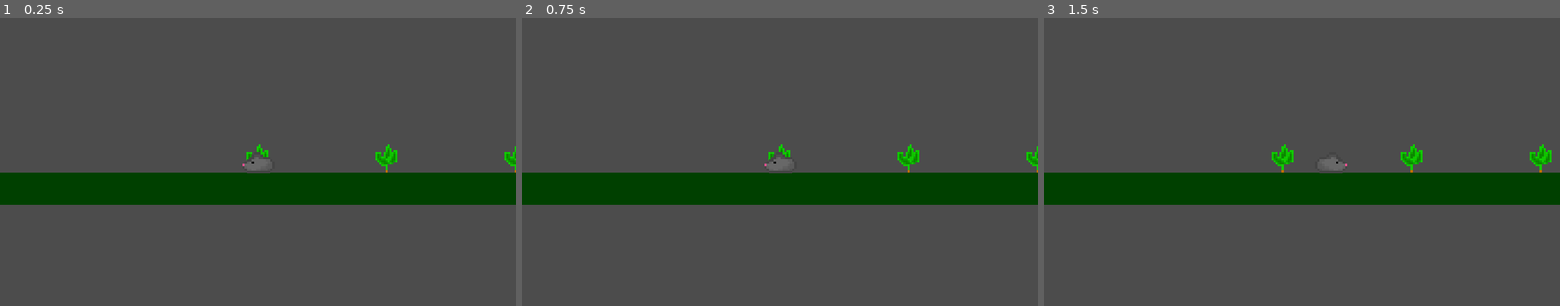
Above: before the commit, frames 1-3 (left to right).
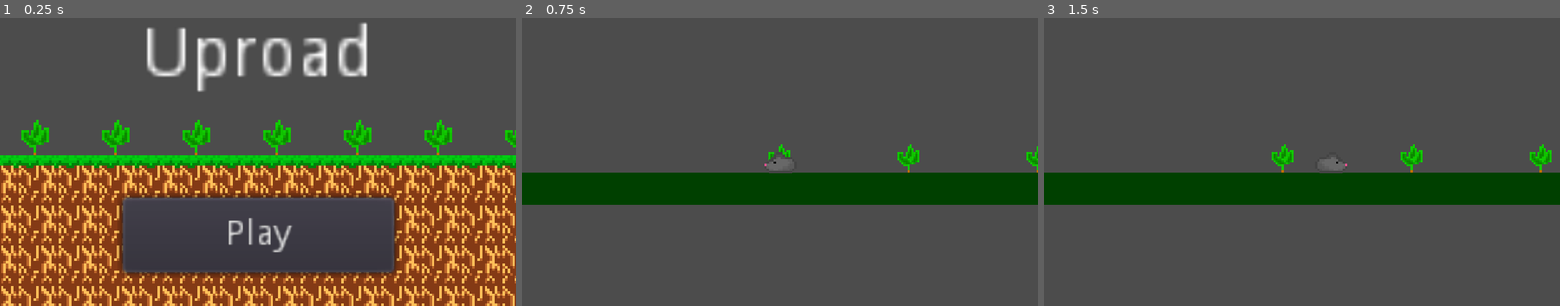
Above: after the commit, the same moments.

Repository: EndersteveGamer/GGJ-2023
Game: Godot game, scene res://Scene/Main Menu.tscn
The game is run twice, just before and just after one commit, with the same random seed, the same clock (stepped at 60 frames per second) and the same inputs. Before the commit the project starts from res://Scene/Game.tscn.
Inputs (mouse positions are in pixels of both pictures, inside the frame that each line leads up to):
- Up to frame 1 (0.25 s): no input
- Up to frame 2 (0.75 s): click (780, 234) at 0.5 s, where only the run after the commit has a clickable "Play"
- Up to frame 3 (1.5 s): tap Enter at 1.25 s; hold Right (ui_right) from 1.28 s (still down)

The runs differ from the first frame. In frame 1, 46% of the frame differs, in the area x 0-100%, y 1-100%; in frame 2, nothing differs; in frame 3, nothing differs.

Commit message:
Progress

Diff:
--- a/The Other Godot Project/Scene/Main Menu.tscn
+++ b/The Other Godot Project/Scene/Main Menu.tscn
@@ -1,9 +1,10 @@
-[gd_scene load_steps=6 format=2]
+[gd_scene load_steps=7 format=2]
 
 [ext_resource path="res://Sprite/Rooted Grass.png" type="Texture" id=1]
 [ext_resource path="res://Sprite/Plantier plant.png" type="Texture" id=2]
 [ext_resource path="res://Sprite/Rooted Dirt.png" type="Texture" id=3]
 [ext_resource path="res://Script/Main Menu Camera.gd" type="Script" id=4]
+[ext_resource path="res://Script/Main Menu/Button.gd" type="Script" id=5]
 
 [sub_resource type="TileSet" id=1]
 0/name = "Rooted Grass.png 0"
@@ -61,3 +62,21 @@
 cell_size = Vector2( 16, 16 )
 format = 1
 tile_data = PoolIntArray( -6, 2, 0, -4, 2, 0, -2, 2, 0, -65536, 2, 0, -65534, 2, 0, -65532, 2, 0, -65530, 2, 0, 65529,  …(728 unchanged characters)…
+
+[node name="Button" type="Button" parent="."]
+margin_left = -269.0
+margin_top = 84.0
+margin_right = -161.0
+margin_bottom = 114.0
+rect_scale = Vector2( 5, 5 )
+text = "Play"
+script = ExtResource( 5 )
+
+[node name="RichTextLabel" type="RichTextLabel" parent="."]
+margin_left = -232.0
+margin_top = -265.0
+margin_right = -185.0
+margin_bottom = -251.0
+rect_scale = Vector2( 10, 10 )
+text = "Uproad"
+scroll_active = false
--- /dev/null
+++ b/The Other Godot Project/Script/Main Menu/Button.gd
@@ -0,0 +1,10 @@
+extends Button
+
+func _ready():
+	pass
+
+func _process(delta):
+	pass
+
+func _pressed():
+	get_tree().change_scene("res://Scene/Game.tscn")
--- a/The Other Godot Project/project.godot
+++ b/The Other Godot Project/project.godot
@@ -11,7 +11,7 @@
 [application]
 
 config/name="Uproad"
-run/main_scene="res://Scene/Game.tscn"
+run/main_scene="res://Scene/Main Menu.tscn"
 config/icon="res://icon.png"
 
 [display]
